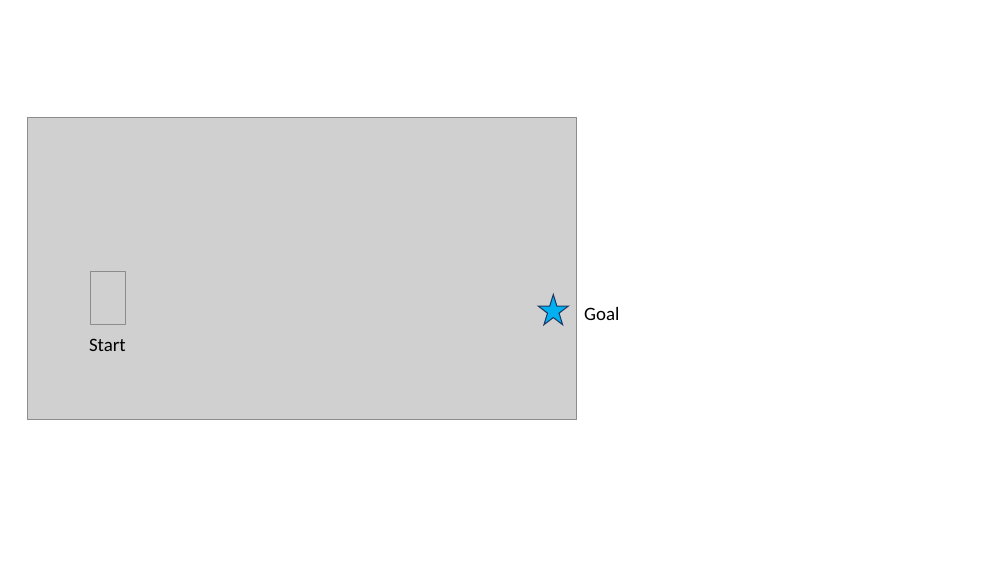
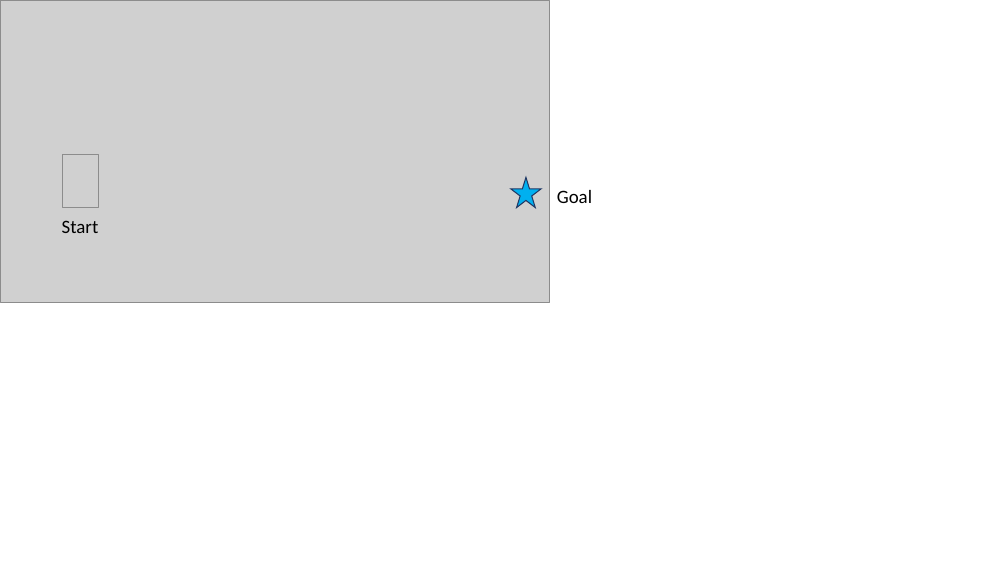
Before and after one commit to cmu-able/explainable-planning, a slide deck: slide 4 of XPlanningEvaluation/data/instruction/instruction.pptx. Drawn at 1008x567 pixels with LibreOffice and Linux fonts; fonts in the diff are those of the drawing; grey boxes stand for pictures. Boxes give left, top, right and bottom in pixels: in the first picture for what was removed or moved away, otherwise in the second. Text is boxed around its words. In the diff, an @@ line names an element or a change of style, - is before the commit and + after.

Commit message:
moved all content in instruction.pptx to top-left corner

```diff
--- a/XPlanningEvaluation/data/instruction/instruction.pptx
+++ b/XPlanningEvaluation/data/instruction/instruction.pptx
@@ 2 pictures, 1 star moved together from (x1=27, y1=117, x2=577, y2=420) to (x1=0, y1=0, x2=550, y2=302) @@
@@ text "Goal" moved from (x1=584, y1=307, x2=619, y2=320) to (x1=557, y1=190, x2=592, y2=203) @@
@@ text "Start" moved from (x1=89, y1=338, x2=126, y2=351) to (x1=62, y1=220, x2=99, y2=233) @@
```
Also in this commit, not shown: 12 other slides changed.
